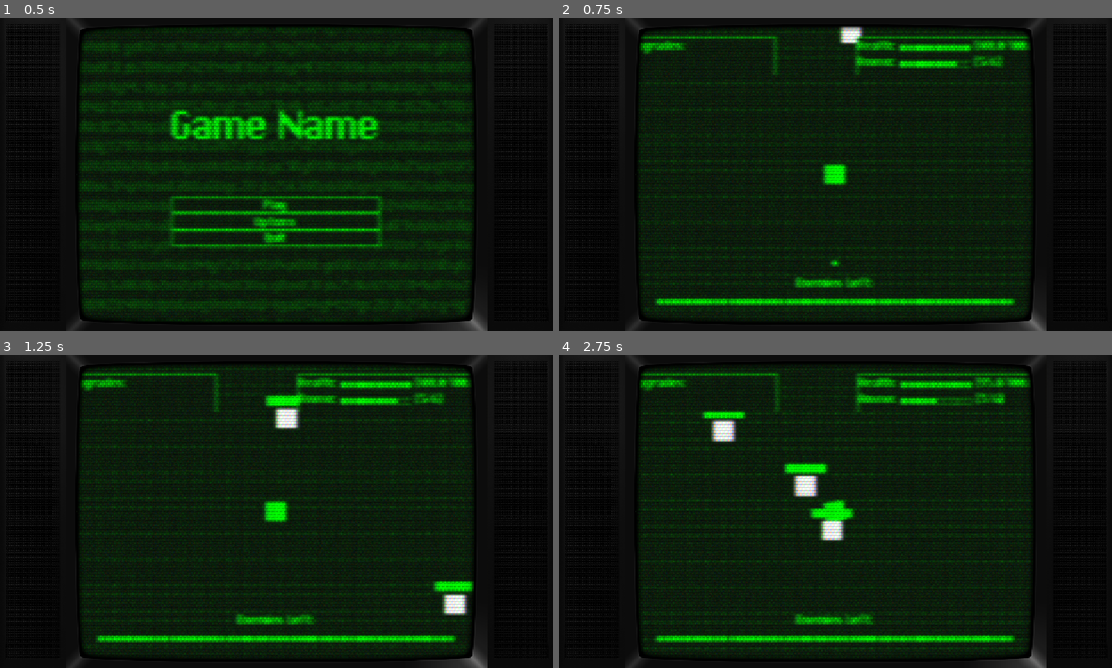
Above: before the commit, frames 1-4 (two rows, left to right).
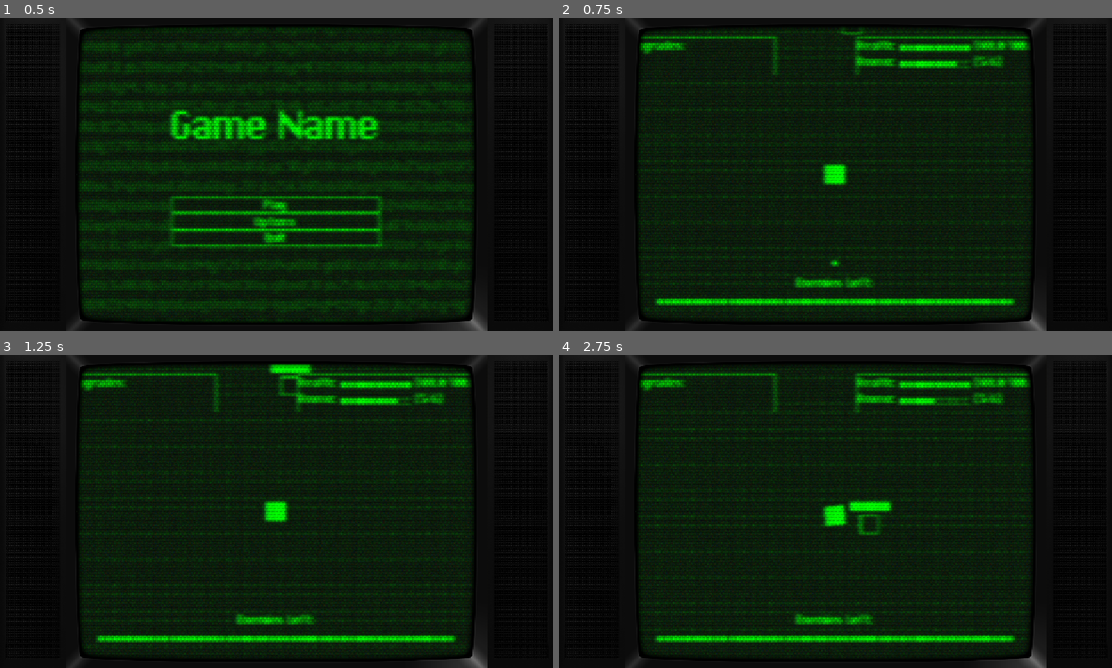
Above: after the commit, the same moments.

Repository: Tabaxi-web/school-project-game
Game: Godot game, scene res://scenes/main_menu.tscn
The game is run twice, just before and just after one commit, with the same random seed, the same clock (stepped at 60 frames per second) and the same inputs.
Inputs (mouse positions are in pixels of both pictures, inside the frame that each line leads up to):
- Up to frame 1 (0.5 s): no input
- Up to frame 2 (0.75 s): click "Play" at 0.5 s
- Up to frame 3 (1.25 s): no input
- Up to frame 4 (2.75 s): tap Enter (ui_accept) at 1.25, 1.52, 1.55, 1.82, 2.1, 2.27, 2.57 s; move the mouse to (957, 495) at 1.27 s; press the mouse at (957, 495) at 1.28 s; hold D (movement_right) 1.28-2.03 s; move the mouse to (724, 527) at 2.02 s; release the mouse at (724, 527) at 2.03 s; hold S (movement_down) from 2.03 s (still down); click (724, 527) at 2.3 s

Frame 1 is identical in both runs. In frame 2, 0.2% of the frame differs, in the area x 50-56%, y 2-9%; in frame 3, 1.5%; in frame 4, 2.9%, in the area x 14-85%, y 6-94%.

Commit message:
0.6
Added more upgrades, damage numbers, crits etc.

Diff:
--- a/new-game-project/scenes/bullet.tscn
+++ b/new-game-project/scenes/bullet.tscn
@@ -1,12 +1,14 @@
 [gd_scene format=3 uid="uid://dhbr0nqs0hcwl"]
 
 [ext_resource type="Script" uid="uid://c5vdyea3r56mw" path="res://scripts/bullet.gd" id="1_mkf8s"]
+[ext_resource type="PackedScene" uid="uid://5eh8nh380s3u" path="res://scenes/damage_text.tscn" id="2_y25gk"]
 
 [sub_resource type="RectangleShape2D" id="RectangleShape2D_mkf8s"]
 size = Vector2(10, 10)
 
 [node name="Bullet" type="Area2D" unique_id=1580603616]
 script = ExtResource("1_mkf8s")
+damage_text = ExtResource("2_y25gk")
 
 [node name="SpriteContainer" type="Node2D" parent="." unique_id=2132887117]
 
--- /dev/null
+++ b/new-game-project/scenes/damage_text.tscn
@@ -0,0 +1,40 @@
+[gd_scene format=3 uid="uid://5eh8nh380s3u"]
+
+[ext_resource type="Script" uid="uid://b8pklu2r7m23h" path="res://scripts/damage_number.gd" id="1_6p0u7"]
+[ext_resource type="FontFile" uid="uid://clcwproebc0of" path="res://assets/pixChicago.ttf" id="2_vpxen"]
+
+[sub_resource type="LabelSettings" id="LabelSettings_d4jm4"]
+font = ExtResource("2_vpxen")
+font_size = 11
+font_color = Color(0, 1, 0, 1)
+outline_size = 3
+outline_color = Color(0.06666667, 0.13333334, 0.06666667, 1)
+
+[node name="DamageText" type="Node2D" unique_id=1909979390 node_paths=PackedStringArray("label")]
+z_index = 90
+script = ExtResource("1_6p0u7")
+init_velocity_y = -5.0
+gravity = 50.0
+label = NodePath("Label")
+
+[node name="Label" type="Label" parent="." unique_id=1176835796]
+anchors_preset = 8
+anchor_left = 0.5
+anchor_top = 0.5
+anchor_right = 0.5
+anchor_bottom = 0.5
+offset_left = -20.0
+offset_top = -11.5
+offset_right = 20.0
+offset_bottom = 11.5
+grow_horizontal = 2
+grow_vertical = 2
+text = "XXX!!"
+label_settings = SubResource("LabelSettings_d4jm4")
+horizontal_alignment = 1
+
+[node name="Timer" type="Timer" parent="." unique_id=1882056144]
+wait_time = 0.6
+autostart = true
+
+[connection signal="timeout" from="Timer" to="." method="_on_timer_timeout"]
--- a/new-game-project/scenes/enemy.tscn
+++ b/new-game-project/scenes/enemy.tscn
@@ -15,6 +15,7 @@
 script = ExtResource("1_7p1mj")
 max_health = 5000.0
 health_bar = NodePath("ProgressBar")
+max_speed = 100
 attack_area = NodePath("AttackArea")
 attack_timer = NodePath("AttackTimer")
 
@@ -30,6 +31,15 @@
 offset_bottom = 20.0
 grow_horizontal = 2
 grow_vertical = 2
+color = Color(0, 1, 0, 1)
+
+[node name="ColorRect" type="ColorRect" parent="ColorRect" unique_id=2015600249]
+layout_mode = 0
+offset_left = 3.0
+offset_top = 3.0
+offset_right = 37.0
+offset_bottom = 37.0
+color = Color(0.06666667, 0.13333334, 0.06666667, 1)
 
 [node name="CollisionShape2D" type="CollisionShape2D" parent="." unique_id=853074630]
 shape = SubResource("RectangleShape2D_7p1mj")
--- a/new-game-project/scenes/main_game.tscn
+++ b/new-game-project/scenes/main_game.tscn
@@ -125,18 +125,13 @@
 wave_timer_label = NodePath("../UIMain/VBoxContainer/VBoxContainer/WaveTimer")
 bullet_scene = ExtResource("5_ipu61")
 
-[node name="Enemy" parent="." unique_id=735976769 instance=ExtResource("6_ygxny")]
-position = Vector2(495, 257)
-max_health = 1000.0
-
 [node name="TileMapLayer" parent="." unique_id=833659972 instance=ExtResource("7_70vka")]
 metadata/_edit_lock_ = true
 
 [node name="CameraWrapper" type="Node2D" parent="." unique_id=1752083070]
 
 [node name="Camera2D" type="Camera2D" parent="CameraWrapper" unique_id=1433920973]
-position_smoothing_enabled = true
-position_smoothing_speed = 100.0
+position_smoothing_speed = 10.0
 script = ExtResource("4_2l77h")
 
 [node name="WaveManager" type="Node2D" parent="." unique_id=73507951 node_paths=PackedStringArray("playable_area")]
--- a/new-game-project/scripts/bullet.gd
+++ b/new-game-project/scripts/bullet.gd
@@ -1,6 +1,10 @@
 extends Area2D
 var speed: float
 var damage: float
+var crit_chance: float
+var crit_damage: float
+var hit := false
+@export var damage_text: PackedScene
 # Called when the node enters the scene tree for the first time.
 func _ready() -> void:
 	await get_tree().create_timer(5).timeout
@@ -18,6 +22,21 @@
 
 
 func _on_body_entered(body: Node2D) -> void:
-	if body.is_in_group("Enemies"):
-		body.take_damage(damage)
+	if body.is_in_group("Enemies") and not hit:
+		print(crit_chance)
+		if randf() < crit_chance:
+			body.take_damage(damage * crit_damage)
+			var new_damage_text = damage_text.instantiate()
+			new_damage_text.position = body.position
+			new_damage_text.label.text = str(damage * crit_damage) + "!!!"
+			add_sibling(new_damage_text)
+		else:
+			body.take_damage(damage)
+			var new_damage_text = damage_text.instantiate()
+			new_damage_text.position = body.position
+			new_damage_text.label.text = str(damage)
+			new_damage_text.label.add_theme_font_size_override("font_size", 15)
+			add_sibling(new_damage_text)
+
+		hit = true
 		queue_free()
--- /dev/null
+++ b/new-game-project/scripts/damage_number.gd
@@ -0,0 +1,23 @@
+extends Node2D
+
+@export var init_velocity_y := 5.0
+@export var init_velocity_x := 5.0
+@export var gravity := 0.5
+@export var label: Label
+var velocity_y
+# Called when the node enters the scene tree for the first time.
+func _ready() -> void:
+	velocity_y = init_velocity_y
+	init_velocity_x *= randf_range(-1, 1)
+
+
+# Called every frame. 'delta' is the elapsed time since the previous frame.
+func _process(delta: float) -> void:
+	if velocity_y < 0:
+		move_local_x(init_velocity_x)
+		velocity_y += gravity * delta
+		move_local_y(velocity_y)
+
+
+func _on_timer_timeout() -> void:
+	queue_free()
--- a/new-game-project/scripts/globals.gd
+++ b/new-game-project/scripts/globals.gd
@@ -3,17 +3,29 @@
 var wave := 1
 var upgrades := []
 var potential_common_upgrades_init_value := [
-	{"name": "Buckshot I", "rarity": "Common", "chance": 1,
+	{"name": "Buckshot I", "rarity": "Common",
 	"description": "Increase spread, increase pellets per shot, increase reload time."},
-	{"name": "Gunner I", "rarity": "Common", "chance": 1,
-	"description": "Increase fire-rate and magazine size."},
-	{"name": "Hollow Point I", "rarity": "Common", "chance": 1,
-	"description": "Increase damage per bullet."}
+	{"name": "Gunner I", "rarity": "Common",
+	"description": "Increase fire-rate."},
+	{"name": "Hollow Point I", "rarity": "Common",
+	"description": "Increase damage per bullet."},
+	{"name": "Commando I", "rarity": "Common",
+	"description": "Increase mag size and decrease reload time."},
+	{"name": "Sharpshooter I", "rarity": "Common",
+	"description": "Increase bullet velocity. Bullets have a chance to crit for 1.5x damage."},
+	{"name": "Sharpshooter II", "rarity": "Common",
+	"description": "Increase crit damage by 50%."},
+	{"name": "Focus I", "rarity": "Common",
+	"description": "Decrease spread and bullet velocity."}
 ]
 var potential_common_upgrades := []
 var potential_rare_upgrades_init_value := [
 	{"name": "Starburst", "rarity": "Rare",
-	"description": "Spread becomes 360 degrees. Increase pellets per shot. Reduce damage."}
+	"description": "Spread becomes 360 degrees. Increase pellets per shot. Reduce damage."},
+	{"name": "Laserbeam", "rarity": "Rare",
+	"description": "Vastly increaes firerate but drastically reduces damage. Only one bullet per shot."},
+	{"name": "Minesweeper", "rarity": "Rare",
+	"description": "Bullet velocity becomes zero. Increase damage. Only one bullet per shot."}
 ]
 var potential_rare_upgrades := []
 
@@ -37,4 +49,7 @@
 	get_tree().change_scene_to_file("res://scenes/main_game.tscn")
 
 func intermission() -> void:
-	get_tree().change_scene_to_file("res://scenes/upgrade_screen.tscn")
+	if len(potential_common_upgrades) + len(potential_rare_upgrades) < 1:
+		next_wave()
+	else:
+		get_tree().change_scene_to_file("res://scenes/upgrade_screen.tscn")
--- a/new-game-project/scripts/player.gd
+++ b/new-game-project/scripts/player.gd
@@ -27,6 +27,8 @@
 @export var spread := PI / 8 ## The spread (inaccuracy) of the player's gun, in radians.
 @export var reload_time := 2.0 ## Time it takes the player to reload.
 @export var bullet_damage := 30.0 ## Damage of the player's bullets.
+@export var crit_chance := 0.01
+@export var crit_damage := 3
 # -- UI VARS --
 @export_category("User Interface")
 @export var bullet_cooldown_timer: Timer ## Timer that controls the player's fire rate.
@@ -53,19 +55,8 @@
 func _ready() -> void:
 	# Init gameplay variables.
 	for upgrade in Globals.upgrades:
-		if upgrade["name"] == "Hollow Point I":
-			bullet_damage *= 1.5
-		if upgrade["name"] == "Gunner I":
-			fire_delay *= 0.2
-			max_ammo *= 3
-		if upgrade["name"] == "Buckshot I":
-			bullets_per_shot *= 5
-			spread += PI / 8
-			reload_time += 1
-		if upgrade["name"] == "Starburst":
-			bullets_per_shot += 50
-			spread = 2 * PI
-			bullet_damage *= 0.2
+		_check_upgrades(upgrade)
+	bullets_per_shot = clampi(bullets_per_shot, 1, 50)
 	health = max_health
 	ammo = max_ammo
 	bullet_cooldown_timer.wait_time = fire_delay
@@ -121,6 +112,8 @@
 			# Bullet Velocity is randomised based on both spread and itself!
 			new_bullet.speed = (bullet_velocity + (randf_range(-1, 1) * spread * (bullet_velocity / 5.0)))
 			new_bullet.damage = bullet_damage
+			new_bullet.crit_chance = crit_chance
+			new_bullet.crit_damage = crit_damage
 			new_bullet.rotation = (pivot.rotation + (randf_range(-1, 1) * (spread/2)))
 			add_sibling(new_bullet)
 
@@ -150,3 +143,40 @@
 func take_damage(damage: float) -> void:
 	camera.shake(0.3)
 	health -= damage
+
+
+func _check_upgrades(upgrade) -> void:
+	if upgrade["name"] == "Hollow Point I":
+		bullet_damage *= 1.5
+	if upgrade["name"] == "Gunner I":
+		fire_delay *= 0.2
+	if upgrade["name"] == "Buckshot I":
+		bullets_per_shot *= 5
+		spread += PI / 8
+		reload_time += 1
+	if upgrade["name"] == "Commando I":
+		max_ammo *= 2.5
+		reload_time *= 0.7
+	if upgrade["name"] == "Sharpshooter I":
+		crit_chance += 0.09
+		bullet_velocity *= 1.2
+	if upgrade["name"] == "Sharpshooter II":
+		crit_damage += 0.5
+	if upgrade["name"] == "Focus I":
+		spread /= 2
+		bullet_velocity /= 1.5
+	if upgrade["name"] == "Starburst":
+		bullets_per_shot += 50
+		spread = 2 * PI
+		bullet_damage *= 0.2
+	if upgrade["name"] == "Laserbeam":
+		bullets_per_shot = 1
+		spread = 0
+		fire_delay = 0.01
+		bullet_damage /= 0.1
+		max_ammo *= 50
+	if upgrade["name"] == "Minesweeper":
+		bullets_per_shot = 1
+		fire_delay = clampf(fire_delay, 0.5, 99)
+		bullet_velocity = 0
+		bullet_damage *= 20
--- a/new-game-project/scripts/upgrade_screen.gd
+++ b/new-game-project/scripts/upgrade_screen.gd
@@ -20,7 +20,7 @@
 		upgrades_amount = len(Globals.potential_common_upgrades) + len(Globals.potential_rare_upgrades)
 	while i < upgrades_amount:
 		var upgrade: Dictionary
-		if randf() < 0.1 and len(Globals.potential_rare_upgrades) > 0:
+		if (randf() < 0.1 and len(Globals.potential_rare_upgrades) > 0) or len(Globals.potential_common_upgrades) < 1:
 			upgrade = Globals.potential_rare_upgrades[randi_range(0, len(Globals.potential_rare_upgrades) - 1)]
 		else:
 			upgrade = Globals.potential_common_upgrades[randi_range(0, len(Globals.potential_common_upgrades) - 1)]
@@ -58,7 +58,7 @@
 				Globals.potential_common_upgrades.erase(current_card.upgrade)
 			elif current_card.upgrade.rarity == "Rare":
 				Globals.potential_rare_upgrades.erase(current_card.upgrade)
-			get_tree().change_scene_to_file("res://scenes/main_game.tscn")
+			Globals.next_wave()
 		for child in upgrade_card_carousel.get_children():
 			if child == current_card:
 				child.modulate.a = 1
Not shown, added: new-game-project/scripts/damage_number.gd.uid
